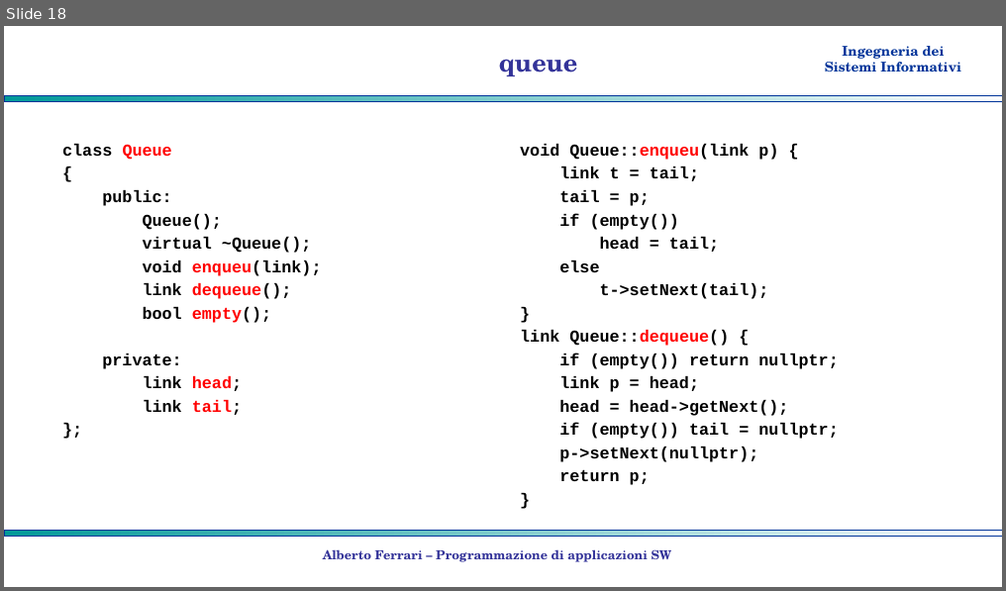
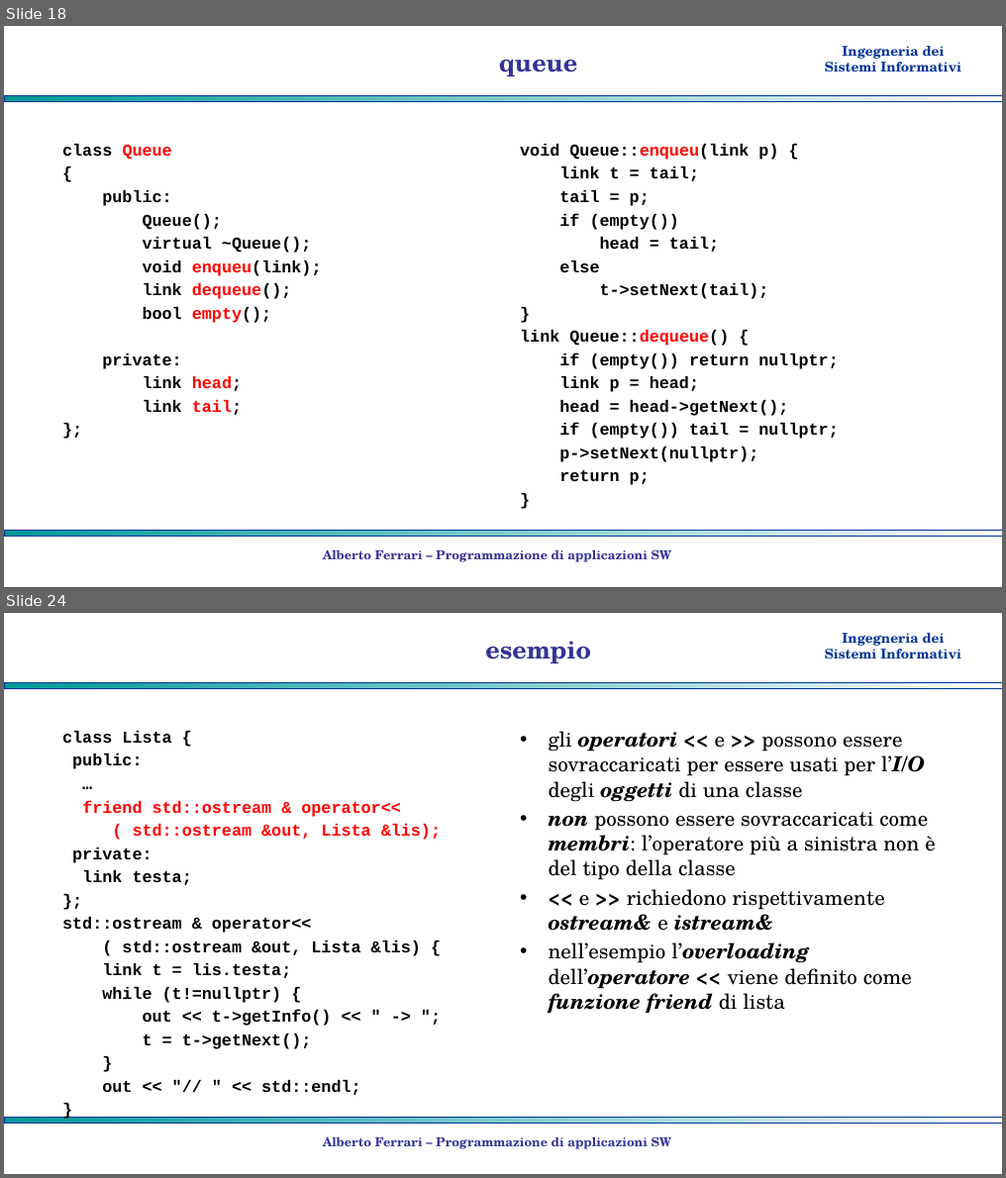
Before and after one commit to albertoferrari/pasw, a slide deck: lezioni/PASW06 - strutture lineari.pptx. Shown one above the other, each under a label of ours: slide 18 before the commit, slides 18 and 24 after it; the slides between them are not shown. The pictures are 1006x591 and 1006x1178 pixels, drawn with LibreOffice and Linux fonts; fonts in the diff are those of the drawing; background and template pictures are left out. Boxes give left, top, right and bottom in pixels: in the first picture for what was removed or moved away, otherwise in the second. Text is boxed around its words. In the diff, an @@ line names an element or a change of style, - is before the commit and + after.

```diff
--- a/lezioni/PASW06 - strutture lineari.pptx
+++ b/lezioni/PASW06 - strutture lineari.pptx
@@ slide 24 added at box(4, 613, 1002, 1174), background #FFFFFF; not listed: 3 template elements that a slide beside it also shows @@
@@ title added at box(485, 641, 591, 663), 24 pt, text #333399, bold @@
+esempio
@@ text added at box(62, 731, 441, 1095), 16 pt, text #000000, bold @@
+class Lista {
+public:
+…
+friend std::ostream & operator<<
+( std::ostream &out, Lista &lis);
+private:
+link testa;
+};
+std::ostream & operator<<
+( std::ostream &out, Lista &lis) {
+link t = lis.testa;
+while (t!=nullptr) {
+out << t->getInfo() << " -> ";
+t = t->getNext();
+}
+out << "// " << std::endl;
+}
@@ text added at box(548, 731, 936, 1013), 20 pt, text #000000 @@
+• gli operatori << e >> possono essere sovraccaricati per essere usati per l’I/O degli oggetti di una classe
+• non possono essere sovraccaricati come membri: l’operatore più a sinistra non è del tipo della classe
+• << e >> richiedono rispettivamente ostream& e istream&
+• nell’esempio l’overloading dell’operatore << viene definito come funzione friend di lista
@@ text added at box(323, 1137, 672, 1150), 12 pt, text #333399, bold @@
+Alberto Ferrari – Programmazione di applicazioni SW
```
Also in this commit, not shown: 5 other slides added, 1 other file.
